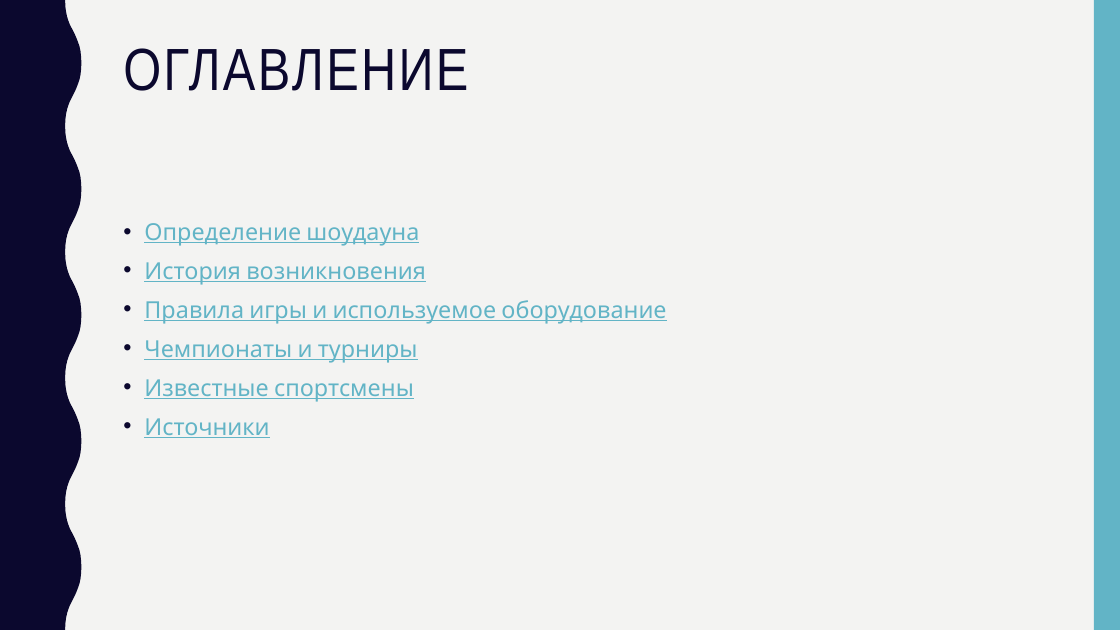
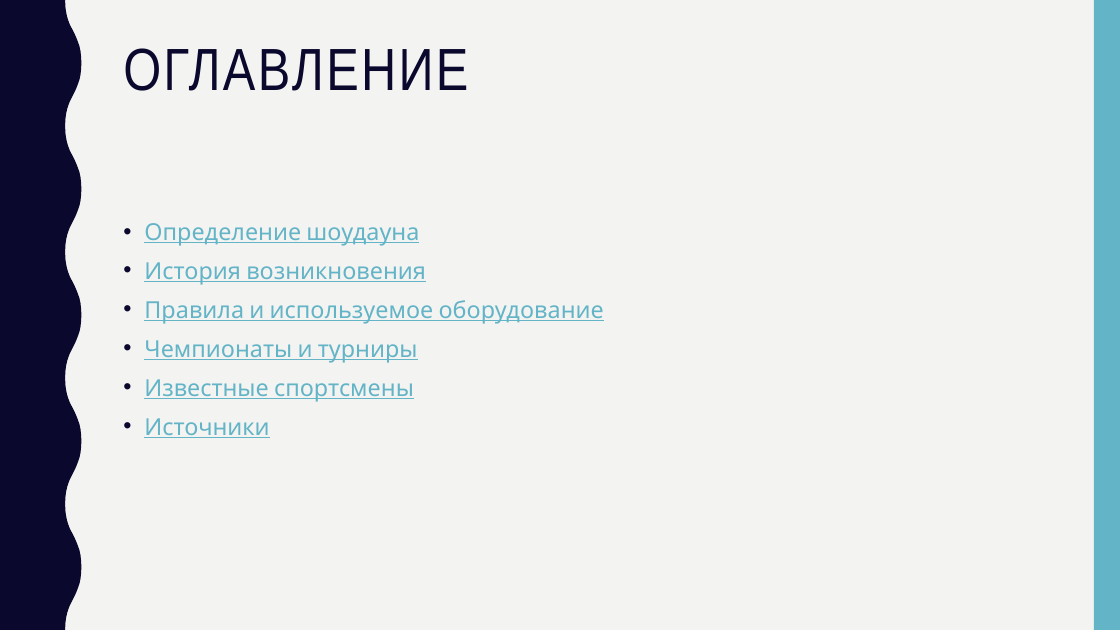
Before and after one commit to Rakleed/rgpu, a slide deck: slide 2 of 6-semester/physical-education/practical10.pptx. Drawn at 1120x630 pixels with LibreOffice and Linux fonts; fonts in the diff are those of the drawing. Boxes give left, top, right and bottom in pixels: in the first picture for what was removed or moved away, otherwise in the second. Text is boxed around its words. In the diff, an @@ line names an element or a change of style, - is before the commit and + after.

```diff
--- a/6-semester/physical-education/practical10.pptx
+++ b/6-semester/physical-education/practical10.pptx
@@ text at [144, 300, 604, 324]: text changed @@
-• Правила игры и используемое оборудование
+• Правила и используемое оборудование
```
